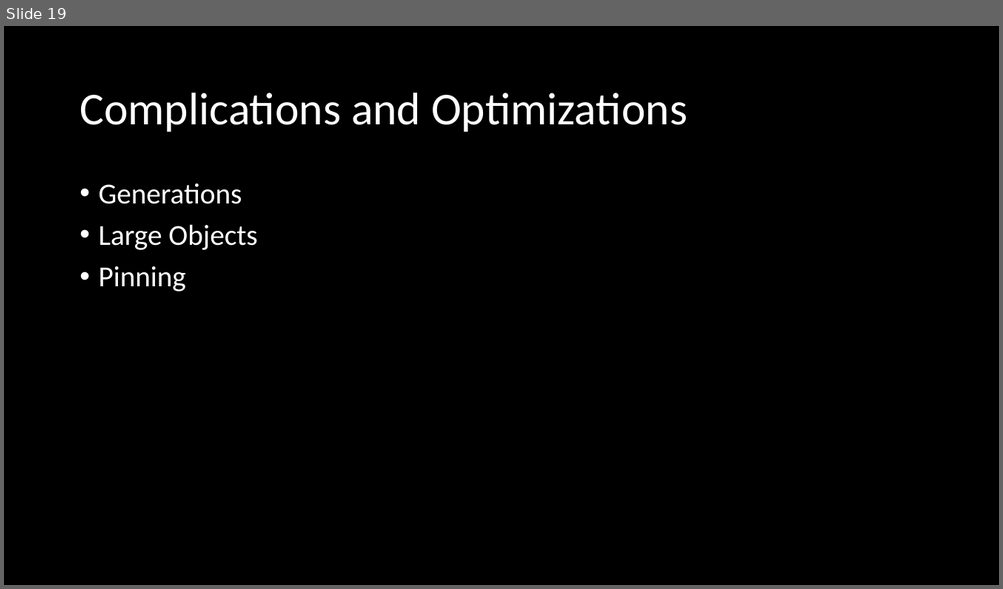
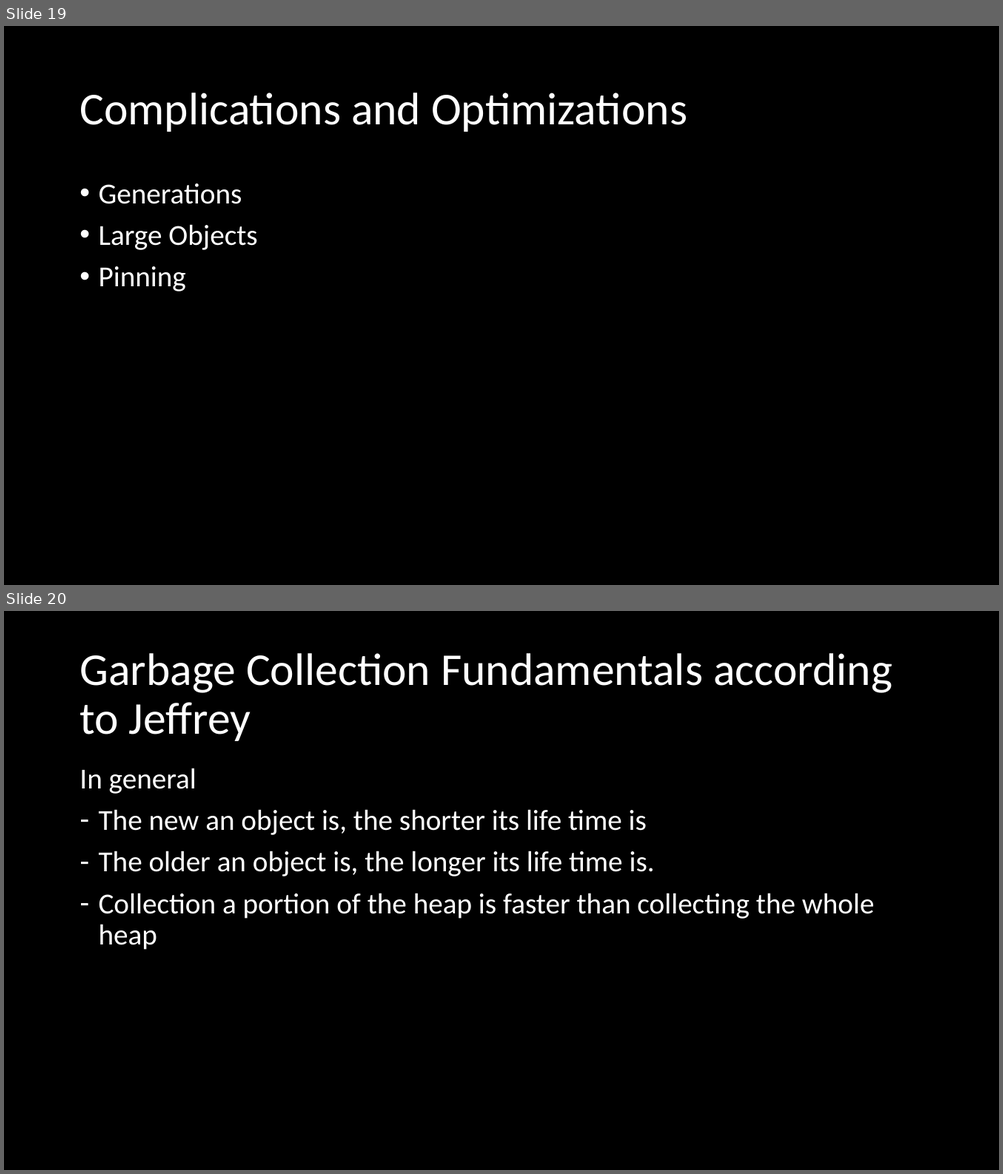
Before and after one commit to microsoft/Flash_University, a slide deck: CLR_via_CSharp/21_GarbageCollection/21_GarbageCollection.pptx. Shown one above the other, each under a label of ours: slide 19 before the commit, slides 19 and 20 after it. The pictures are 1003x589 and 1003x1174 pixels, drawn with LibreOffice and Linux fonts; fonts in the diff are those of the drawing. Boxes give left, top, right and bottom in pixels: in the first picture for what was removed or moved away, otherwise in the second. Text is boxed around its words. In the diff, an @@ line names an element or a change of style, - is before the commit and + after.

```diff
--- a/CLR_via_CSharp/21_GarbageCollection/21_GarbageCollection.pptx
+++ b/CLR_via_CSharp/21_GarbageCollection/21_GarbageCollection.pptx
@@ slide 20 added at (x1=4, y1=611, x2=999, y2=1170), background #000000 @@
@@ title added at (x1=79, y1=653, x2=892, y2=741), 44 pt, text #FFFFFF @@
+Garbage Collection Fundamentals according to Jeffrey
@@ text added at (x1=79, y1=768, x2=874, y2=950), 28 pt, text #FFFFFF @@
+In general
+– The new an object is, the shorter its life time is
+– The older an object is, the longer its life time is.
+– Collection a portion of the heap is faster than collecting the whole heap
```
Also in this commit, not shown: 4 other slides added.
